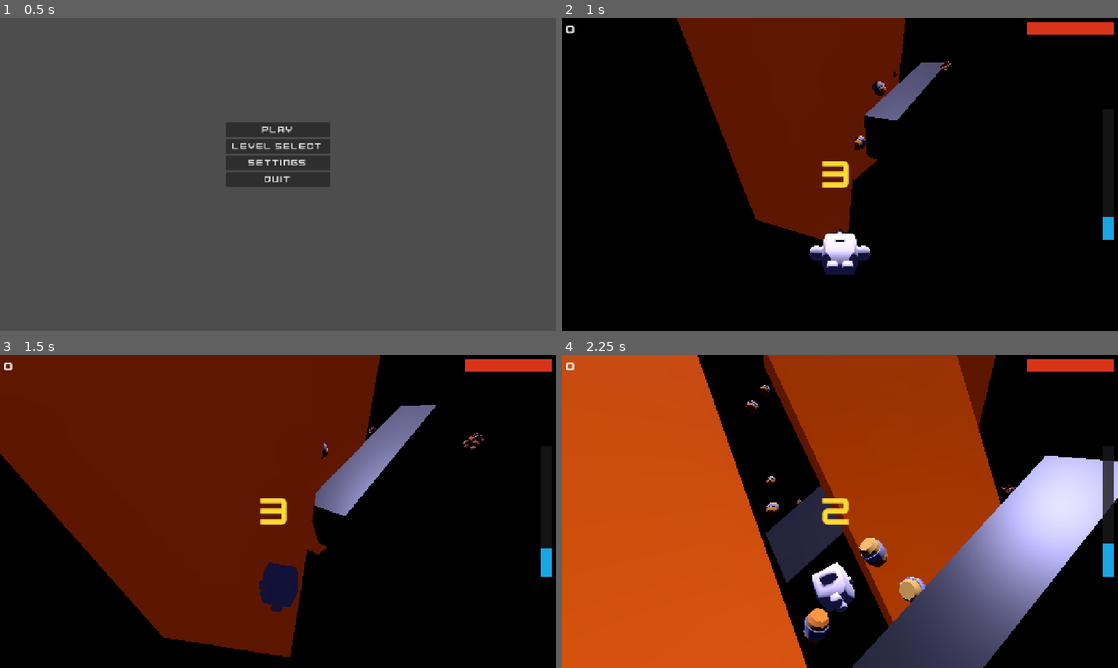
Above: before the commit, frames 1-4 (two rows, left to right).
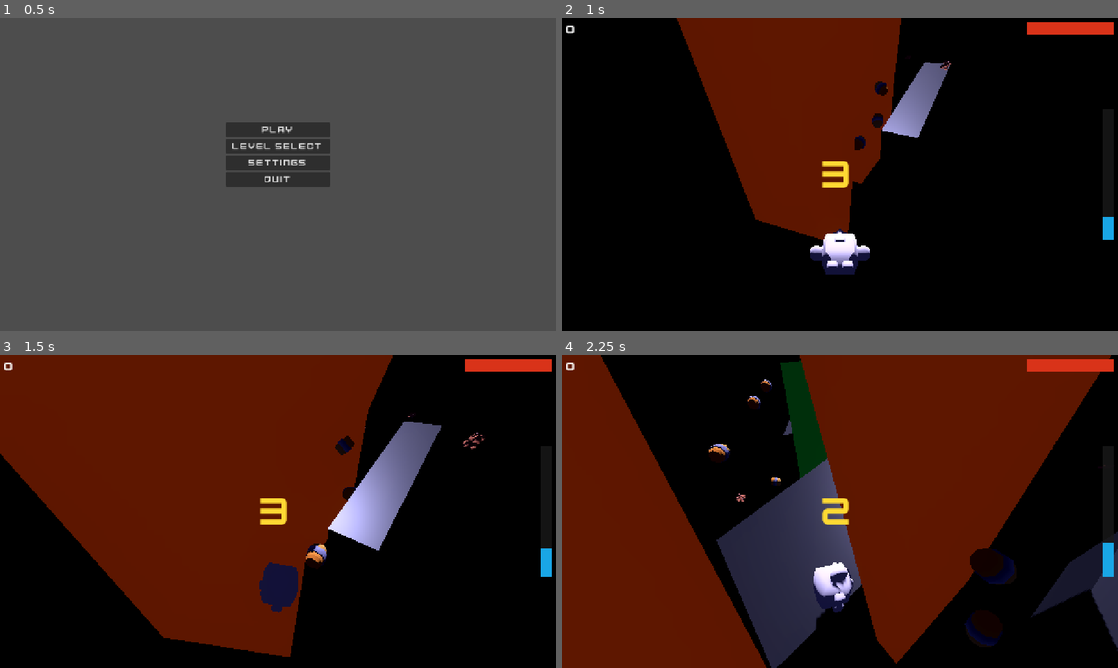
Above: after the commit, the same moments.

Repository: Dinozor/space-jumper
Game: Godot game, scene res://game/main/main.tscn
The game is run twice, just before and just after one commit, with the same random seed, the same clock (stepped at 60 frames per second) and the same inputs.
Inputs:
- Up to frame 1 (0.5 s): no input
- Up to frame 2 (1 s): click "Play" at 0.5 s
- Up to frame 3 (1.5 s): tap Enter at 1.25 s; hold D (move_right) from 1.28 s (still down)
- Up to frame 4 (2.25 s): release D (move_right) at 2.03 s; hold S (move_back) from 2.03 s (still down)

Frame 1 is identical in both runs. In frame 2, 2.3% of the frame differs, in the area x 52-70%, y 0-53%; in frame 3, 5.9%; in frame 4, 82%, in the area x 0-100%, y 0-100%.

Commit message:
feat(level): scripted sections and checkpoint platform
LevelData now supports an array of LevelSection resources, each holding
PatternEntry objects (scene + XZ offset) placed at a fixed spawn_y.
CorridorSpawner.place_sections() injects them at startup before the
random fill. DebrisCheckpoint is a stationary RigidBody3D (gravity_scale=0)
that bounces the player — wired into test_level as a mid-point platform at Y=35.

Diff:
--- a/core/models/level_data.gd
+++ b/core/models/level_data.gd
@@ -10,3 +10,4 @@
 @export var has_boss: bool = false
 @export var fall_speed: float = 10.0
 @export var corridor_radius: float = 8.0
+@export var sections: Array[LevelSection] = []
--- /dev/null
+++ b/core/models/level_section.gd
@@ -0,0 +1,7 @@
+class_name LevelSection
+extends Resource
+
+## A scripted block of pre-placed objects at a fixed Y height in the level.
+
+@export var spawn_y: float = 40.0
+@export var entries: Array[PatternEntry] = []
--- /dev/null
+++ b/core/models/pattern_entry.gd
@@ -0,0 +1,8 @@
+class_name PatternEntry
+extends Resource
+
+## One object in a scripted level section: scene to spawn and its XZ offset.
+
+@export var scene: PackedScene
+@export var x_offset: float = 0.0
+@export var z_offset: float = 0.0
--- a/game/gameplay/game.gd
+++ b/game/gameplay/game.gd
@@ -74,6 +74,7 @@
 	_corridor_spawner.spawn_z_range = level_data.corridor_radius
 	_corridor_spawner.fall_speed_min = level_data.fall_speed * 0.75
 	_corridor_spawner.fall_speed_max = level_data.fall_speed * 1.25
+	_corridor_spawner.place_sections(level_data.sections)
 
 
 func _begin_intro() -> void:
--- /dev/null
+++ b/game/objects/debris_checkpoint.gd
@@ -0,0 +1,24 @@
+class_name DebrisCheckpoint
+extends RigidBody3D
+
+## Static checkpoint platform: does not fall, bounces the player upward on contact.
+
+const BOUNCE_COOLDOWN: float = 0.5
+
+var _bounce_on_cooldown: bool = false
+
+
+func _ready() -> void:
+	gravity_scale = 0.0
+
+
+func on_player_contact(player: Player, normal: Vector3) -> void:
+	if _bounce_on_cooldown:
+		return
+	_bounce_on_cooldown = true
+	get_tree().create_timer(BOUNCE_COOLDOWN).timeout.connect(_clear_bounce_cooldown)
+	player.bounce(normal)
+
+
+func _clear_bounce_cooldown() -> void:
+	_bounce_on_cooldown = false
--- /dev/null
+++ b/game/objects/debris_checkpoint.tscn
@@ -0,0 +1,25 @@
+[gd_scene format=3 uid="uid://dbchkpt001x"]
+
+[ext_resource type="Script" path="res://game/objects/debris_checkpoint.gd" id="Script_Checkpoint"]
+
+[sub_resource type="BoxMesh" id="BoxMesh_1"]
+size = Vector3(20.0, 1.0, 20.0)
+
+[sub_resource type="StandardMaterial3D" id="Mat_Checkpoint"]
+albedo_color = Color(0.12, 0.75, 0.25, 1)
+emission_enabled = true
+emission = Color(0.05, 0.3, 0.1, 1)
+emission_energy_multiplier = 0.6
+
+[sub_resource type="BoxShape3D" id="BoxShape_1"]
+size = Vector3(20.0, 1.0, 20.0)
+
+[node name="DebrisCheckpoint" type="RigidBody3D"]
+script = ExtResource("Script_Checkpoint")
+
+[node name="MeshInstance3D" type="MeshInstance3D" parent="."]
+mesh = SubResource("BoxMesh_1")
+surface_material_override/0 = SubResource("Mat_Checkpoint")
+
+[node name="CollisionShape3D" type="CollisionShape3D" parent="."]
+shape = SubResource("BoxShape_1")
--- a/game/systems/corridor_spawner.gd
+++ b/game/systems/corridor_spawner.gd
@@ -17,6 +17,16 @@
 @export var spawn_table: SpawnTable
 
 var _timer: float = 0.0
+
+
+func place_sections(sections: Array[LevelSection]) -> void:
+	for section: LevelSection in sections:
+		for entry: PatternEntry in section.entries:
+			if entry.scene == null:
+				continue
+			var instance: Node3D = entry.scene.instantiate()
+			add_child(instance)
+			instance.position = Vector3(entry.x_offset, section.spawn_y, entry.z_offset)
 
 
 func _physics_process(delta: float) -> void:
--- a/resources/levels/test_level.tres
+++ b/resources/levels/test_level.tres
@@ -1,12 +1,27 @@
 [gd_resource type="Resource" script_class="LevelData" format=3 uid="uid://dpclodx8jecwh"]
 
-[ext_resource type="Script" uid="uid://poq7ts01dtmv" path="res://core/models/level_data.gd" id="1_huw1g"]
+[ext_resource type="Script" uid="uid://poq7ts01dtmv" path="res://core/models/level_data.gd" id="Script_LevelData"]
+[ext_resource type="Script" path="res://core/models/level_section.gd" id="Script_LevelSection"]
+[ext_resource type="Script" path="res://core/models/pattern_entry.gd" id="Script_PatternEntry"]
+[ext_resource type="PackedScene" path="res://game/objects/debris_checkpoint.tscn" id="Scene_Checkpoint"]
+
+[sub_resource type="Resource" id="Entry_Checkpoint"]
+script = ExtResource("Script_PatternEntry")
+scene = ExtResource("Scene_Checkpoint")
+x_offset = 0.0
+z_offset = 0.0
+
+[sub_resource type="Resource" id="Section_Mid"]
+script = ExtResource("Script_LevelSection")
+spawn_y = 35.0
+entries = Array[ExtResource("Script_PatternEntry")]([SubResource("Entry_Checkpoint")])
 
 [resource]
-script = ExtResource("1_huw1g")
+script = ExtResource("Script_LevelData")
 display_name = "Test level"
 debris_theme = "Random"
 environment_theme = "Random"
 fall_speed = 8.0
 corridor_radius = 12.0
+sections = Array[ExtResource("Script_LevelSection")]([SubResource("Section_Mid")])
 metadata/_custom_type_script = "uid://poq7ts01dtmv"
Not shown, changed: TODO.md
